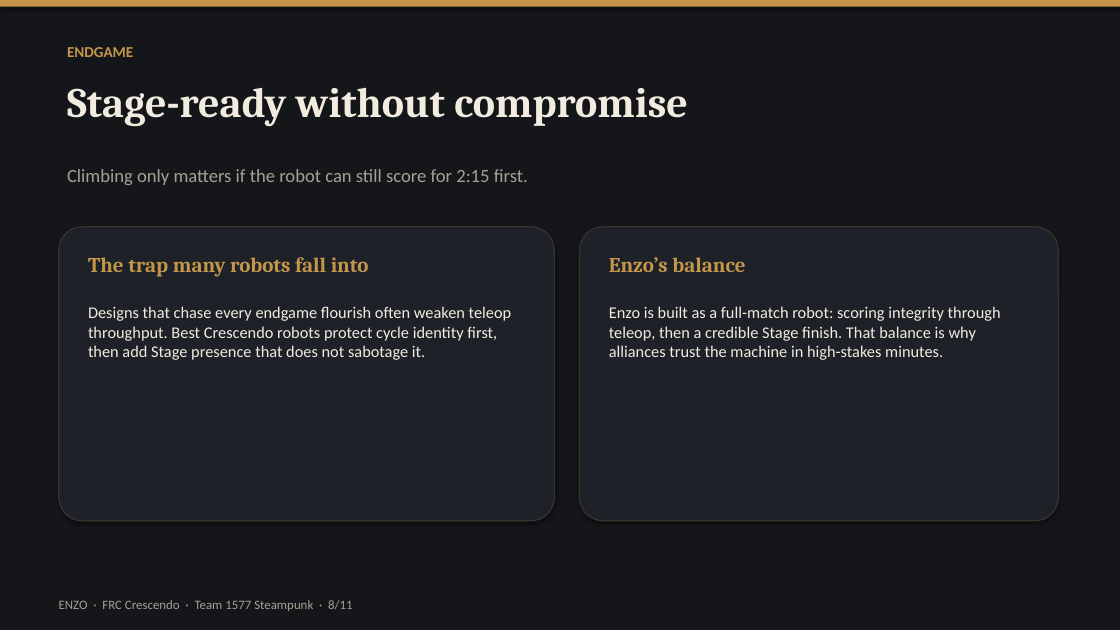
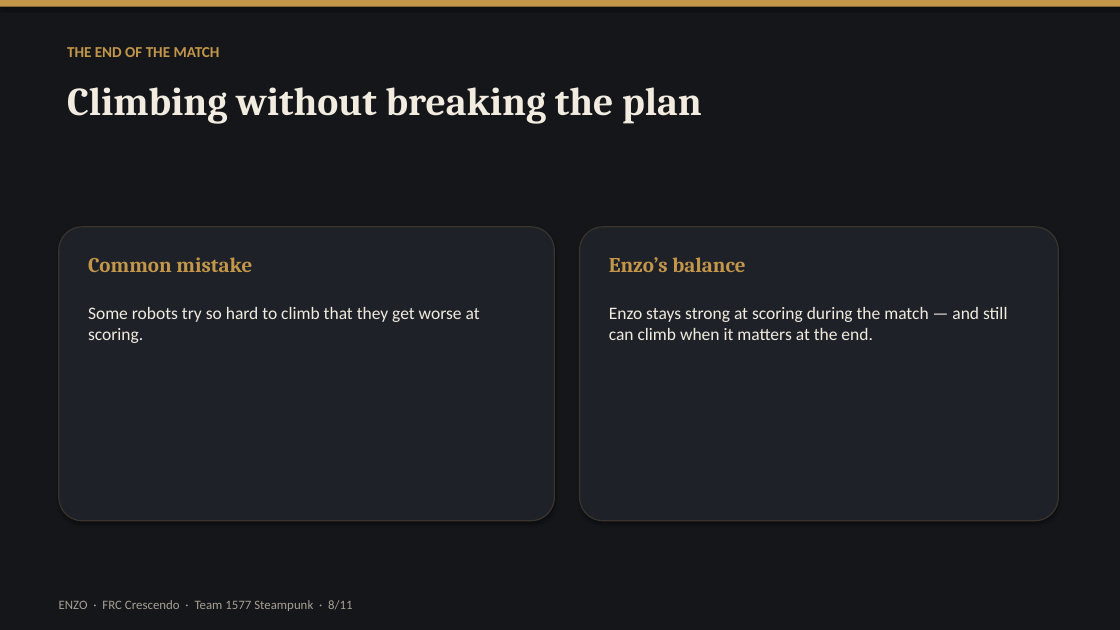
Before and after one commit to SivaBKPalla/ChittrChattr, a slide deck: slide 8 of enzo-presentation/Enzo_Crescendo_Presentation.pptx. Drawn at 1120x630 pixels with LibreOffice and Linux fonts; fonts in the diff are those of the drawing. Boxes give left, top, right and bottom in pixels: in the first picture for what was removed or moved away, otherwise in the second. Text is boxed around its words. In the diff, an @@ line names an element or a change of style, - is before the commit and + after.

```diff
--- a/enzo-presentation/Enzo_Crescendo_Presentation.pptx
+++ b/enzo-presentation/Enzo_Crescendo_Presentation.pptx
@@ text at (x1=67, y1=47, x2=220, y2=57): text changed @@
-ENDGAME
+THE END OF THE MATCH
@@ text at (x1=67, y1=87, x2=702, y2=124): text changed; size 36 to 34 pt @@
-Stage-ready without compromise
+Climbing without breaking the plan
@@ text removed at (x1=67, y1=169, x2=528, y2=185) @@
-Climbing only matters if the robot can still score for 2:15 first.
@@ text at (x1=88, y1=257, x2=252, y2=272): text changed @@
-The trap many robots fall into
+Common mistake
@@ text at (x1=88, y1=307, x2=480, y2=343): text changed; size 14 to 15 pt @@
-Designs that chase every endgame flourish often weaken teleop throughput. Best Crescendo robots protect cycle identity first, then add Stage presence that does not sabotage it.
+Some robots try so hard to climb that they get worse at scoring.
@@ text at (x1=609, y1=307, x2=1007, y2=340): text changed; size 14 to 15 pt @@
-Enzo is built as a full-match robot: scoring integrity through teleop, then a credible Stage finish. That balance is why alliances trust the machine in high-stakes minutes.
+Enzo stays strong at scoring during the match — and still can climb when it matters at the end.
```
Also in this commit, not shown: 8 other slides changed, 2 slides added, 2 slides removed, 5 other files.
